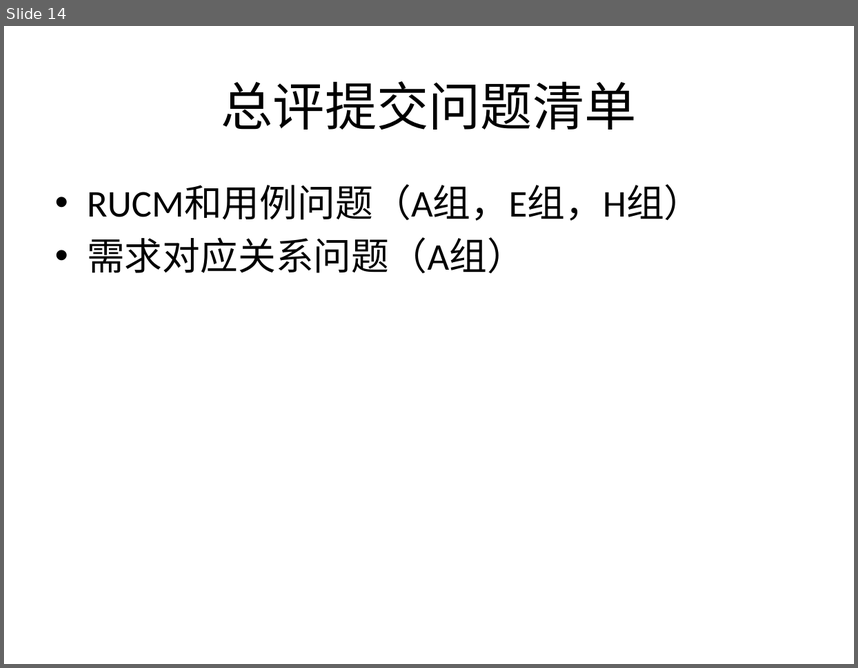
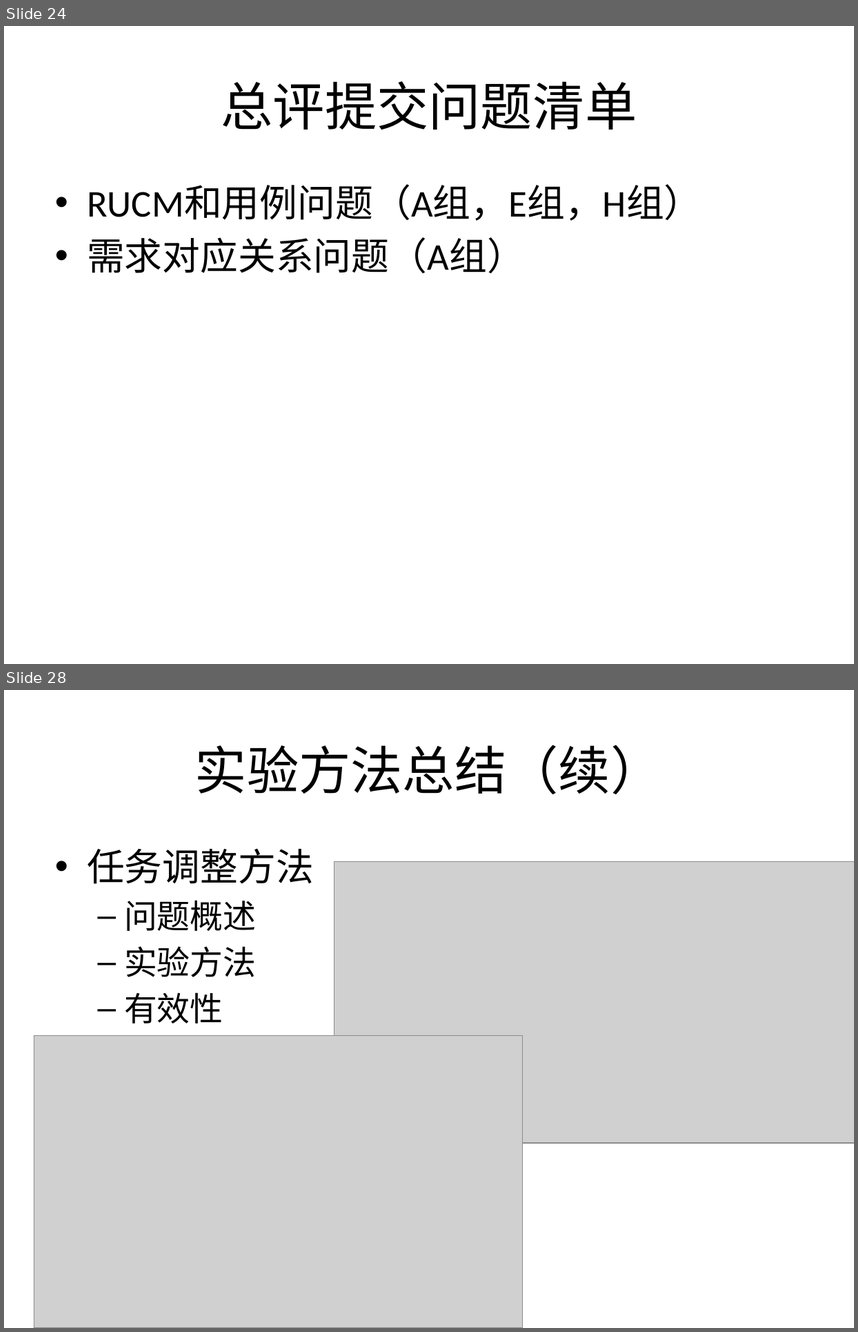
Before and after one commit to bhsei/16TeamC, a slide deck: 2.项目PPT/十七周-项目总结.pptx. Shown one above the other, each under a label of ours: slide 14 before the commit, slides 24 and 28 after it; the slides between them are not shown. The pictures are 858x668 and 858x1332 pixels, drawn with LibreOffice and Linux fonts; fonts in the diff are those of the drawing; grey boxes stand for pictures. Boxes give left, top, right and bottom in pixels: in the first picture for what was removed or moved away, otherwise in the second. Text is boxed around its words. In the diff, an @@ line names an element or a change of style, - is before the commit and + after.

```diff
--- a/2.项目PPT/十七周-项目总结.pptx
+++ b/2.项目PPT/十七周-项目总结.pptx
@@ slide 28 added at <box>4,690,854,1328</box>, background #FFFFFF @@
@@ title added at <box>195,745,663,794</box>, 44 pt, text #000000 @@
+实验方法总结（续）
@@ text added at <box>87,849,314,1023</box>, 28 pt, text #000000 @@
+• 任务调整方法
+  – 问题概述
+  – 实验方法
+  – 有效性
@@ picture added at <box>334,862,854,1143</box> @@
@@ picture added at <box>34,1035,523,1328</box> @@
@@ what was slide 14 is now slide 24 @@
```
Also in this commit, not shown: 1 slide changed, 13 other slides added, 1 slide removed.
